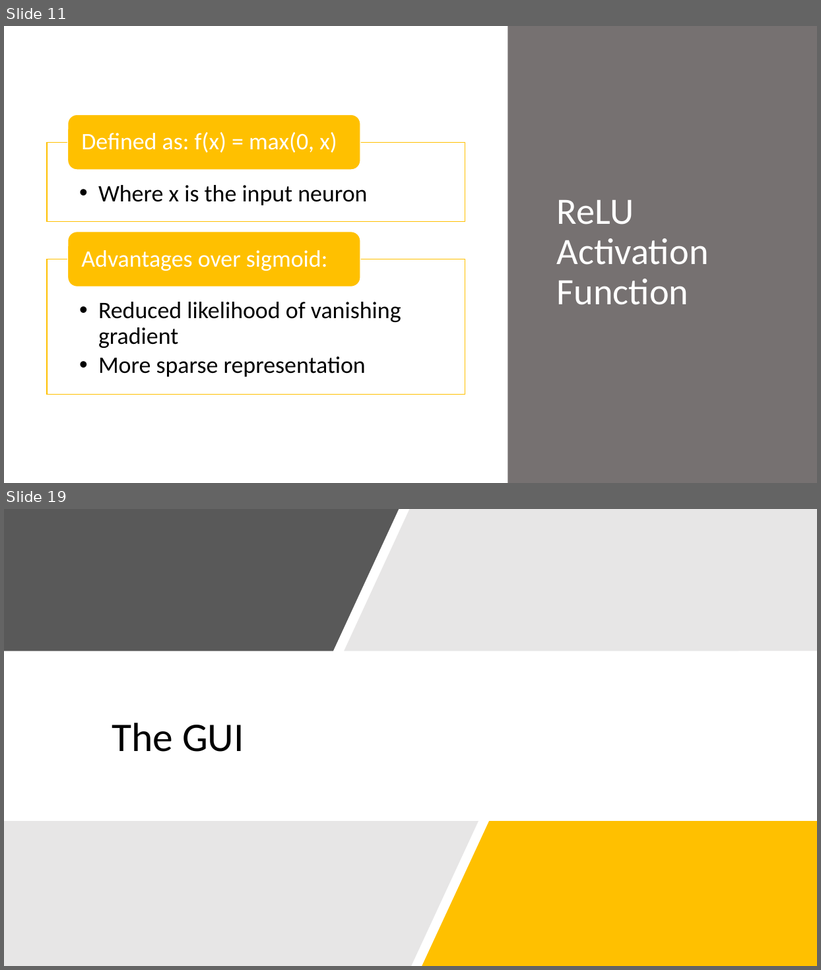
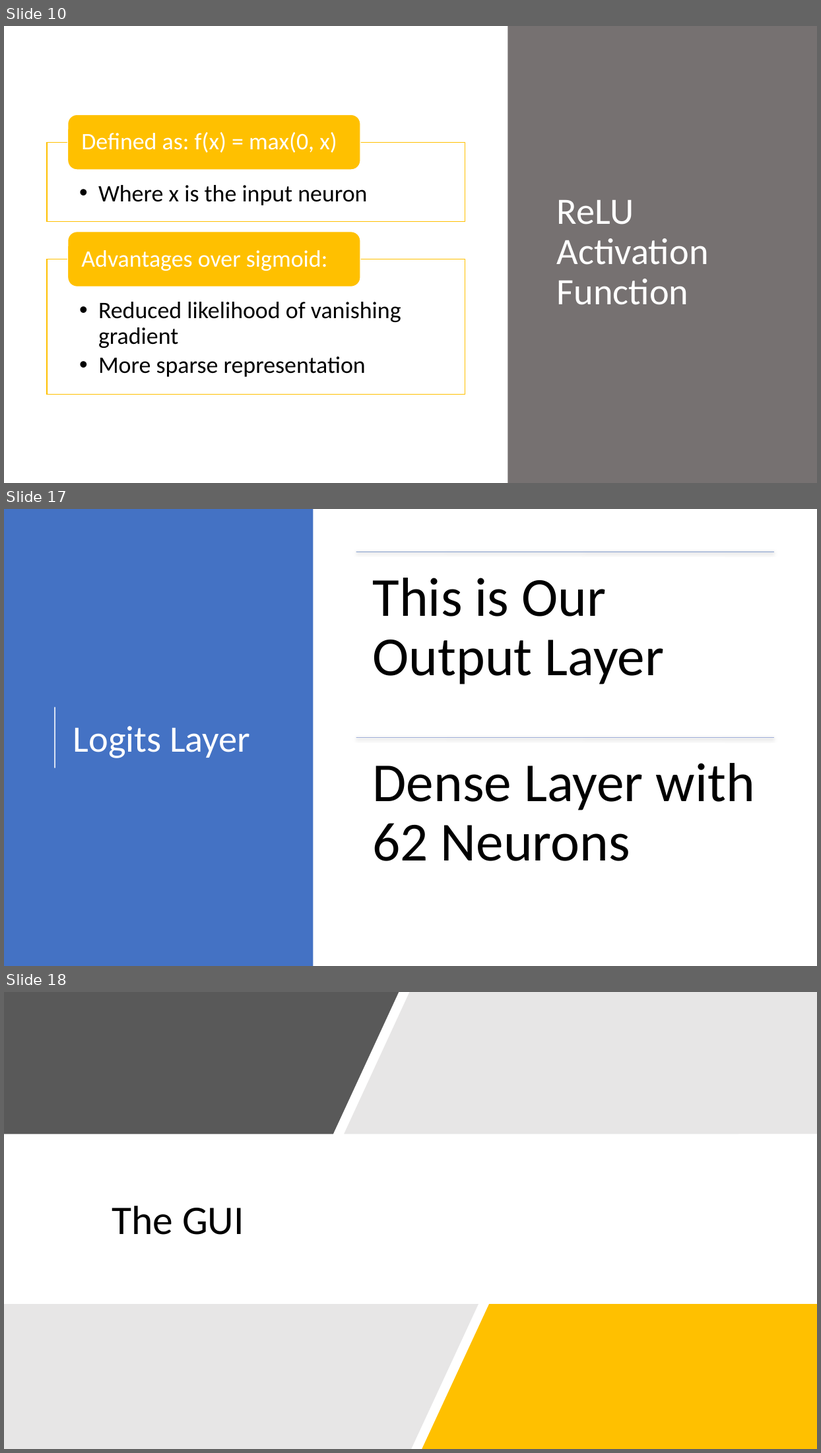
Before and after one commit to ChrisKalahiki/CNN-for-BelgiumTS-and-MNIST, a slide deck: RIPMazeRunner.pptx. Shown one above the other, each under a label of ours: slides 11 and 19 before the commit, slides 10, 17 and 18 after it; the slides between them are not shown. The pictures are 821x970 and 821x1453 pixels, drawn with LibreOffice and Linux fonts; fonts in the diff are those of the drawing. Boxes give left, top, right and bottom in pixels: in the first picture for what was removed or moved away, otherwise in the second. Text is boxed around its words. In the diff, an @@ line names an element or a change of style, - is before the commit and + after.

```diff
--- a/RIPMazeRunner.pptx
+++ b/RIPMazeRunner.pptx
@@ slide 17 added at bbox=[4, 509, 817, 966], background #FFFFFF @@
@@ rectangle added at bbox=[4, 509, 314, 966], fill #4472C4 @@
@@ line added from (55, 768) to (55, 707), #FFFFFF 1.5 pt @@
@@ title added at bbox=[73, 726, 250, 758], 44 pt, text #FFFFFF @@
+Logits Layer
@@ group added at bbox=[356, 552, 774, 861]: 2 lines, 2 texts @@
+This is Our Output Layer
+Dense Layer with 62 Neurons
@@ what was slide 11 is now slide 10 @@
@@ what was slide 19 is now slide 18 @@
```
Also in this commit, not shown: 10 slides changed, 1 other slide added, 3 slides removed.
